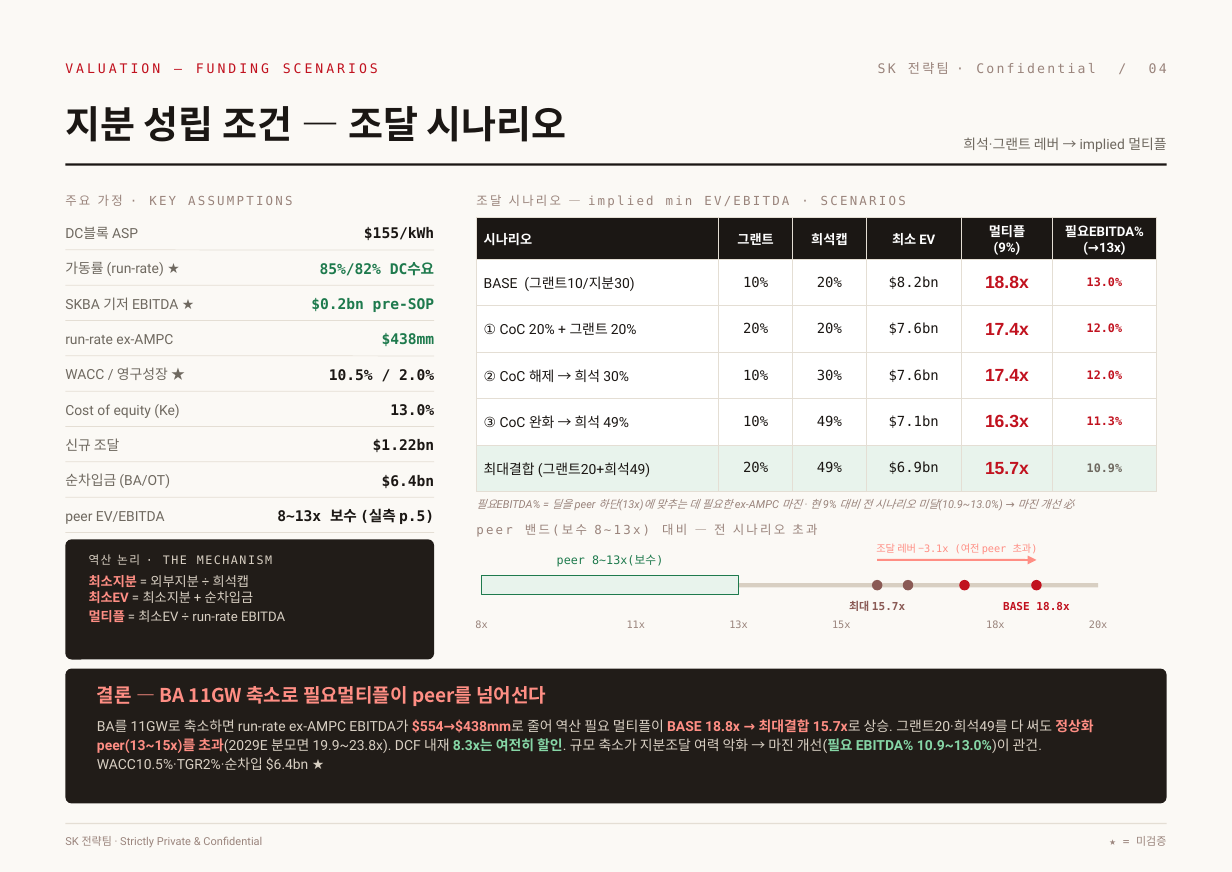
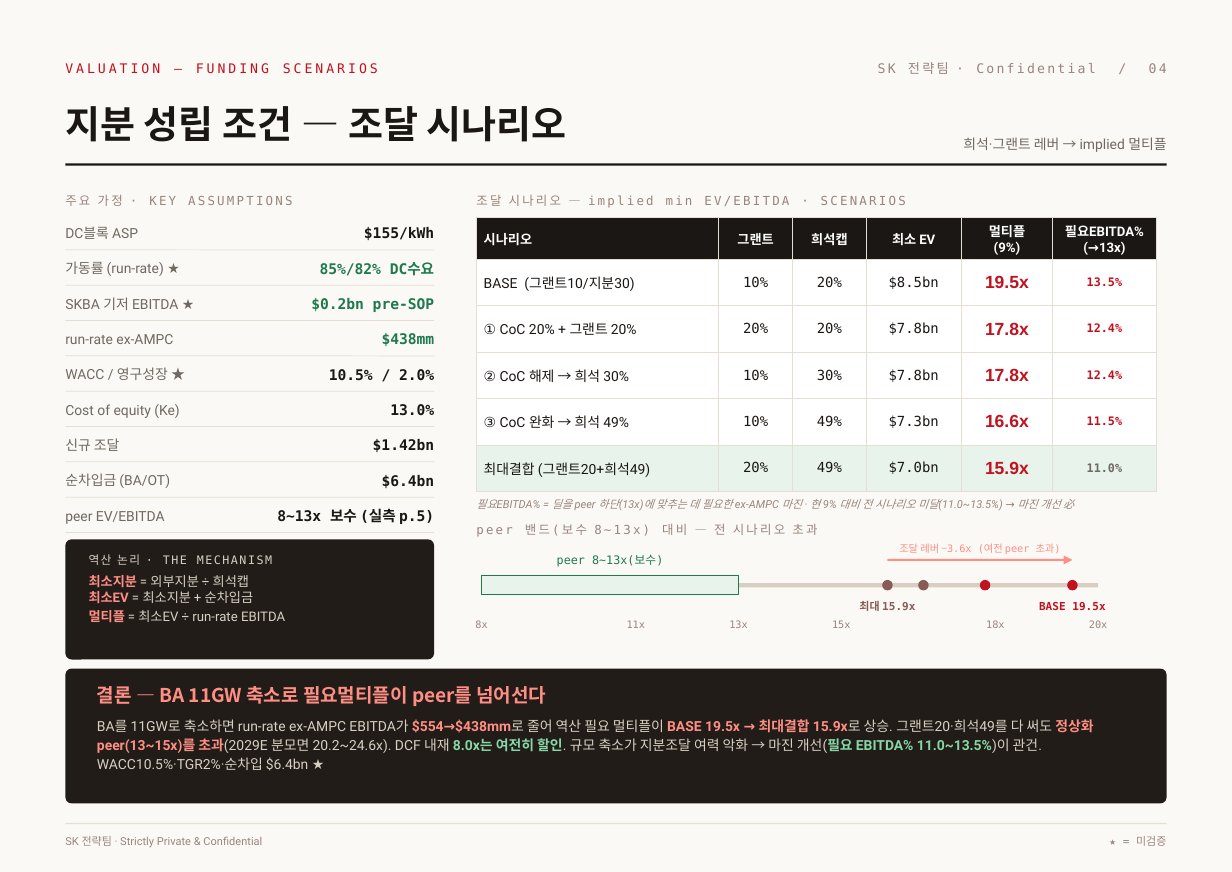
Before and after one commit to ljmcoal-gif/bm-x7k2, a slide deck: slide 4 of sk_valuation_project/output/SK_Funding_v3_editable.pptx. Drawn at 1232x872 pixels with LibreOffice and Linux fonts; fonts in the diff are those of the drawing. Boxes give left, top, right and bottom in pixels: in the first picture for what was removed or moved away, otherwise in the second. Text is boxed around its words. In the diff, an @@ line names an element or a change of style, - is before the commit and + after.

```diff
--- a/sk_valuation_project/output/SK_Funding_v3_editable.pptx
+++ b/sk_valuation_project/output/SK_Funding_v3_editable.pptx
@@ table at (x1=476, y1=217, x2=1156, y2=481) @@
-row 2: BASE (그랜트10/지분30) | 10% | 20% | $8.2bn | 18.8x | 13.0%
+row 2: BASE (그랜트10/지분30) | 10% | 20% | $8.5bn | 19.5x | 13.5%
-row 3: ① CoC 20% + 그랜트 20% | 20% | 20% | $7.6bn | 17.4x | 12.0%
+row 3: ① CoC 20% + 그랜트 20% | 20% | 20% | $7.8bn | 17.8x | 12.4%
-row 4: ② CoC 해제 → 희석 30% | 10% | 30% | $7.6bn | 17.4x | 12.0%
+row 4: ② CoC 해제 → 희석 30% | 10% | 30% | $7.8bn | 17.8x | 12.4%
-row 5: ③ CoC 완화 → 희석 49% | 10% | 49% | $7.1bn | 16.3x | 11.3%
+row 5: ③ CoC 완화 → 희석 49% | 10% | 49% | $7.3bn | 16.6x | 11.5%
-row 6: 최대결합 (그랜트20+희석49) | 20% | 49% | $6.9bn | 15.7x | 10.9%
+row 6: 최대결합 (그랜트20+희석49) | 20% | 49% | $7.0bn | 15.9x | 11.0%
@@ text at (x1=373, y1=439, x2=434, y2=452): text changed @@
-$1.22bn
+$1.42bn
@@ text at (x1=476, y1=499, x2=1074, y2=510): text changed @@
-필요EBITDA% = 딜을 peer 하단(13x)에 맞추는 데 필요한 ex-AMPC 마진 · 현 9% 대비 전 시나리오 미달(10.9~13.0%) → 마진 개선 必
+필요EBITDA% = 딜을 peer 하단(13x)에 맞추는 데 필요한 ex-AMPC 마진 · 현 9% 대비 전 시나리오 미달(11.0~13.5%) → 마진 개선 必
@@ arrow moved from (877, 560) - (1037, 560) to (887, 560) - (1073, 560) @@
@@ text at (x1=899, y1=543, x2=1061, y2=554): text changed @@
-조달 레버 −3.1x (여전 peer 초과)
+조달 레버 −3.6x (여전 peer 초과)
@@ ellipse moved from (x1=872, y1=580, x2=882, y2=590) to (x1=882, y1=580, x2=893, y2=590) @@
@@ ellipse moved from (x1=903, y1=580, x2=914, y2=590) to (x1=918, y1=580, x2=928, y2=590) @@
@@ ellipse moved from (x1=959, y1=580, x2=970, y2=590) to (x1=980, y1=580, x2=991, y2=590) @@
@@ ellipse moved from (x1=1032, y1=580, x2=1042, y2=590) to (x1=1068, y1=580, x2=1078, y2=590) @@
@@ text at (x1=859, y1=601, x2=915, y2=611): text changed @@
-최대 15.7x
+최대 15.9x
@@ text at (x1=1039, y1=602, x2=1105, y2=611): text changed @@
-BASE 18.8x
+BASE 19.5x
@@ text at (x1=97, y1=719, x2=1093, y2=771): text changed @@
-BA를 11GW로 축소하면 run-rate ex-AMPC EBITDA가 $554→$438mm로 줄어 역산 필요 멀티플이 BASE 18.8x → 최대결합 15.7x로 상승. 그랜트20·희석49를 다 써도 정상화 peer(13~15x)를 초과(2029E 분모면 19.9~23.8x). DCF 내재 8.3x는 여전히 할인. 규모 축소가 지분조달 여력 악화 → 마진 개선(필요 EBITDA% 10.9~13.0%)이 관건. WACC10.5%·TGR2%·순차입 $6.4bn ★
+BA를 11GW로 축소하면 run-rate ex-AMPC EBITDA가 $554→$438mm로 줄어 역산 필요 멀티플이 BASE 19.5x → 최대결합 15.9x로 상승. 그랜트20·희석49를 다 써도 정상화 peer(13~15x)를 초과(2029E 분모면 20.2~24.6x). DCF 내재 8.0x는 여전히 할인. 규모 축소가 지분조달 여력 악화 → 마진 개선(필요 EBITDA% 11.0~13.5%)이 관건. WACC10.5%·TGR2%·순차입 $6.4bn ★
```
Also in this commit, not shown: 3 other slides changed, 7 other files.
